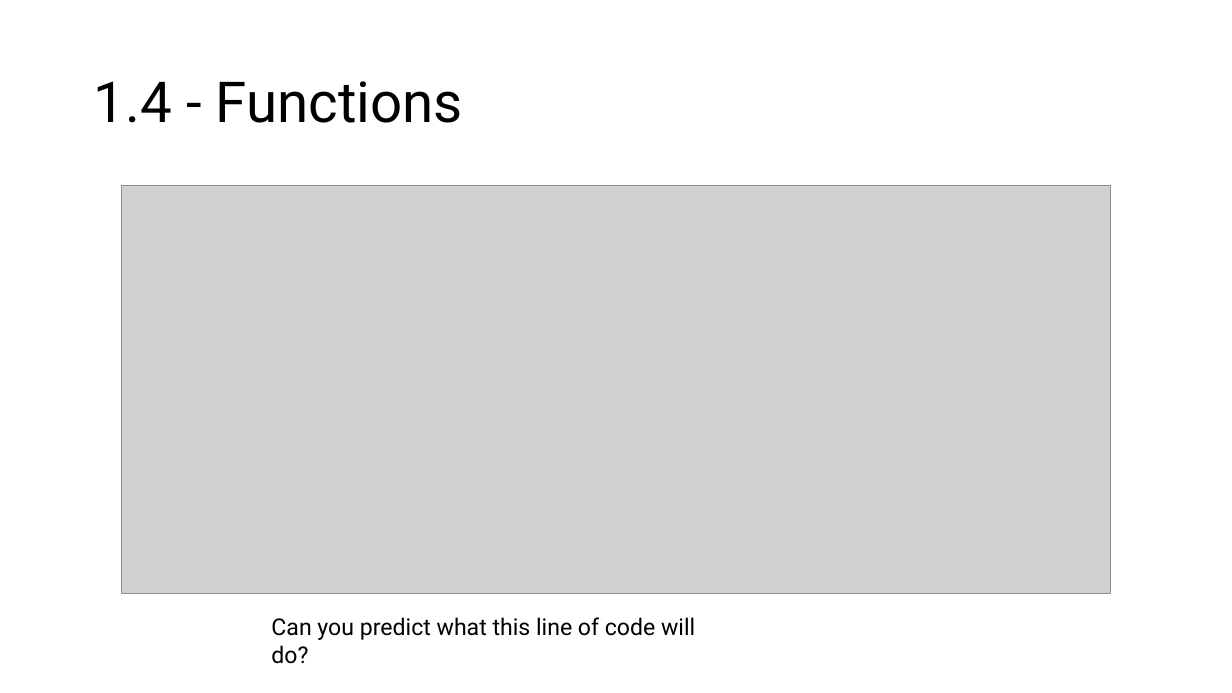
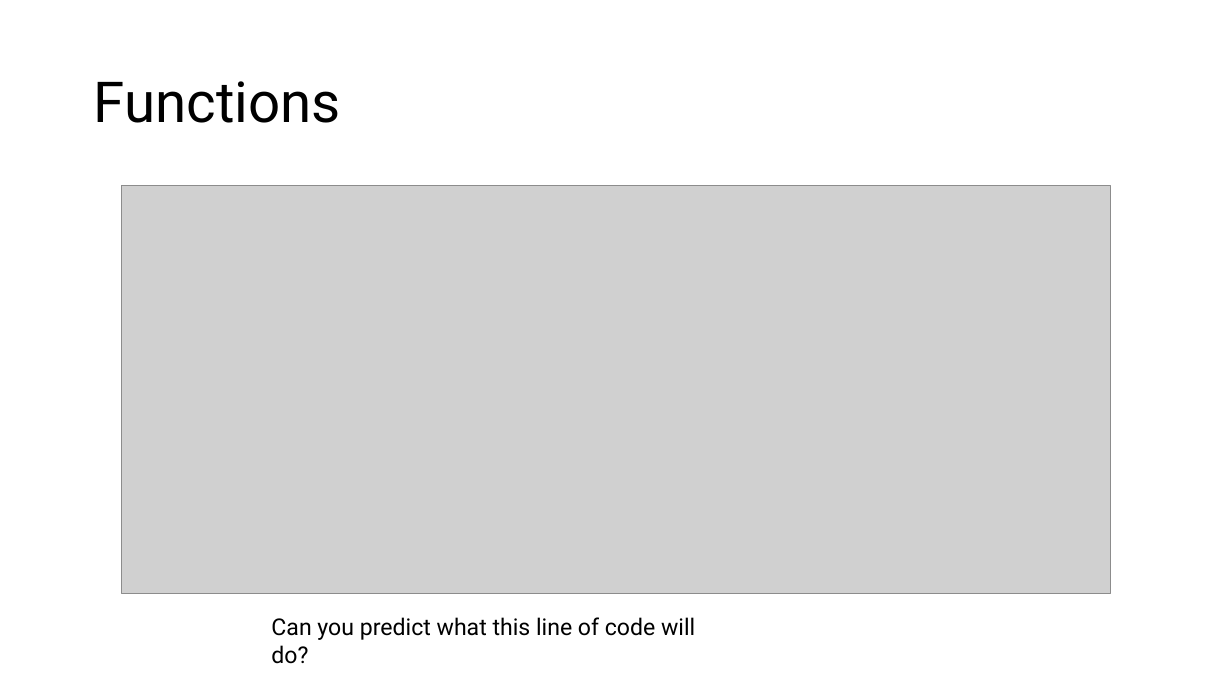
Before and after one commit to Pitt-IshiharaLab/CompBioHA_IntroProgramming2024, a slide deck: slide 9 of IntroProg_1+2.pptx (slide 10 before the commit). Drawn at 1232x693 pixels with LibreOffice and Linux fonts; fonts in the diff are those of the drawing; grey boxes stand for pictures. Boxes give left, top, right and bottom in pixels: in the first picture for what was removed or moved away, otherwise in the second. Text is boxed around its words. In the diff, an @@ line names an element or a change of style, - is before the commit and + after.

```diff
--- a/IntroProg_1+2.pptx
+++ b/IntroProg_1+2.pptx
@@ title at [94, 81, 341, 123]: text changed @@
-1.4 - Functions
+Functions
```
Also in this commit, not shown: 10 other slides changed, 1 slide removed, 6 other files.
